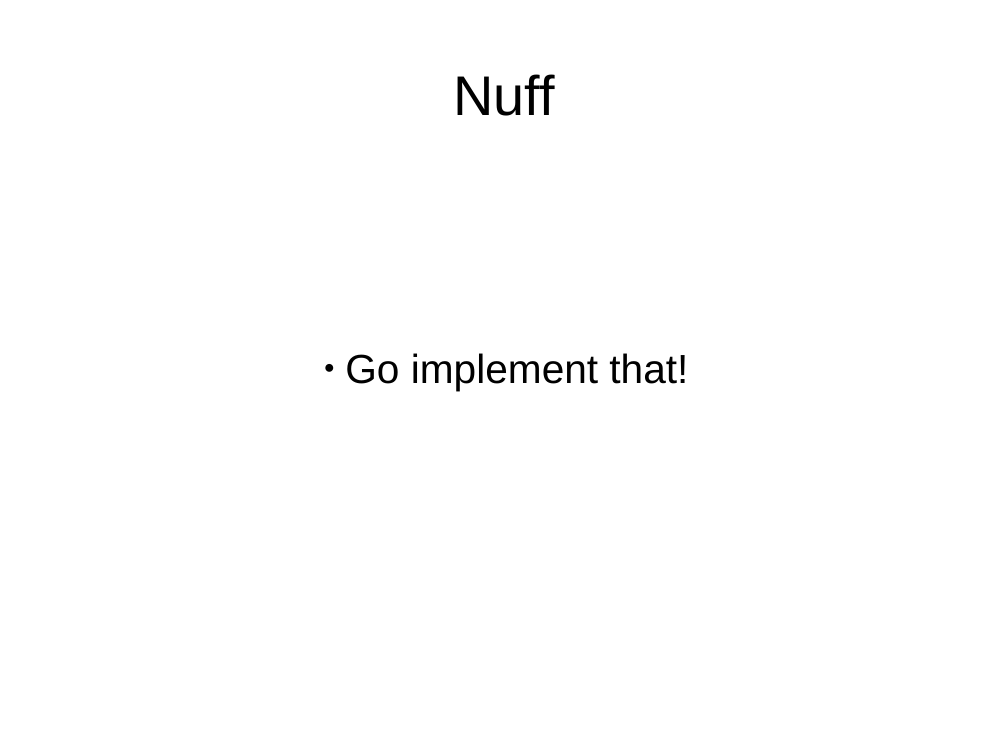
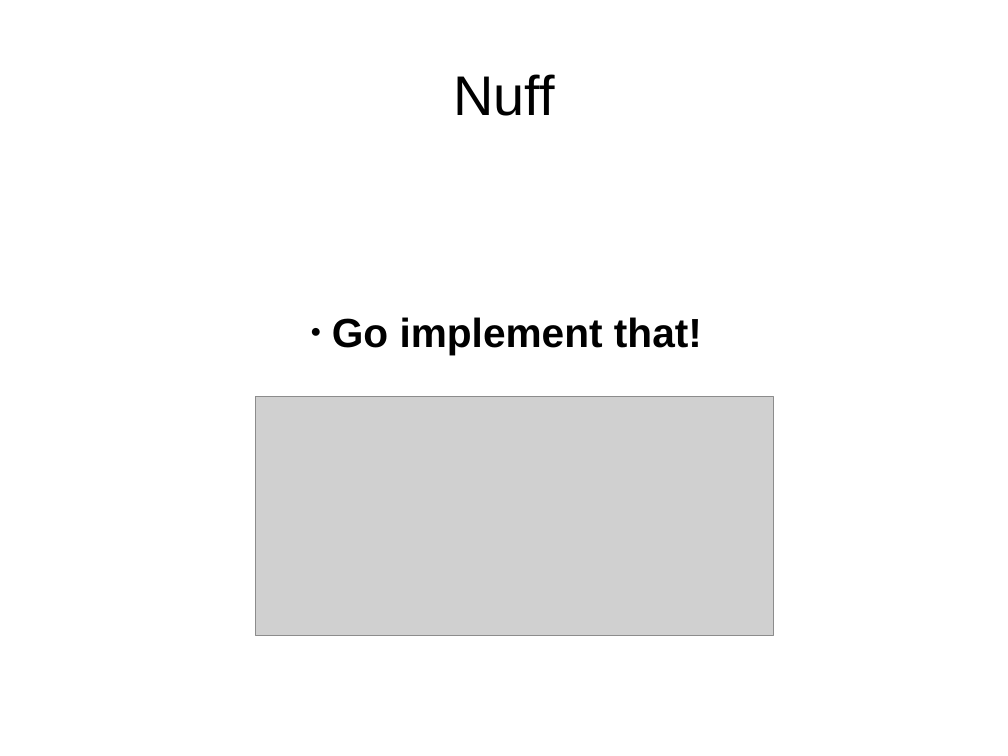
Before and after one commit to yandexdataschool/Practical_DL, a slide deck: slide 20 of week0/lecture0.odp (slide 18 before the commit). Drawn at 1008x756 pixels with LibreOffice and Linux fonts; fonts in the diff are those of the drawing; grey boxes stand for pictures. Boxes give left, top, right and bottom in pixels: in the first picture for what was removed or moved away, otherwise in the second. Text is boxed around its words. In the diff, an @@ line names an element or a change of style, - is before the commit and + after.

Commit message:
update first 4 lectures (typos, better images, formulae consistency)

```diff
--- a/week0/lecture0.odp
+++ b/week0/lecture0.odp
@@ text "Go implement that!": place and size @@
-text "Go implement that!" at bbox=[345, 353, 688, 391]
+text "Go implement that!" at bbox=[332, 317, 702, 355]
@@ text "Go implement that!" at bbox=[332, 317, 702, 355]: bold on @@
@@ picture added at bbox=[255, 397, 773, 636] @@
```
Also in this commit, not shown: 9 other slides changed, 2 slides added, 10 other files.
